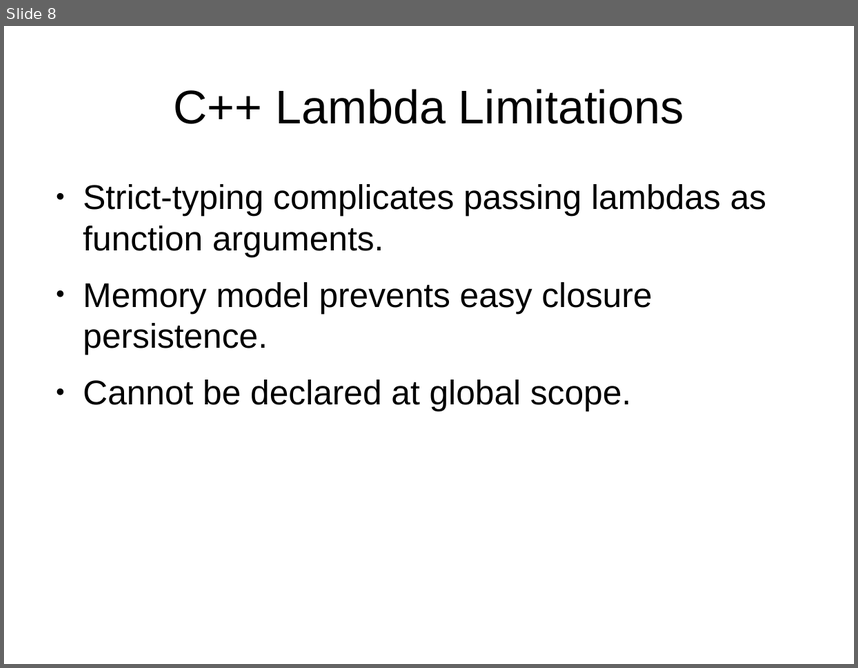
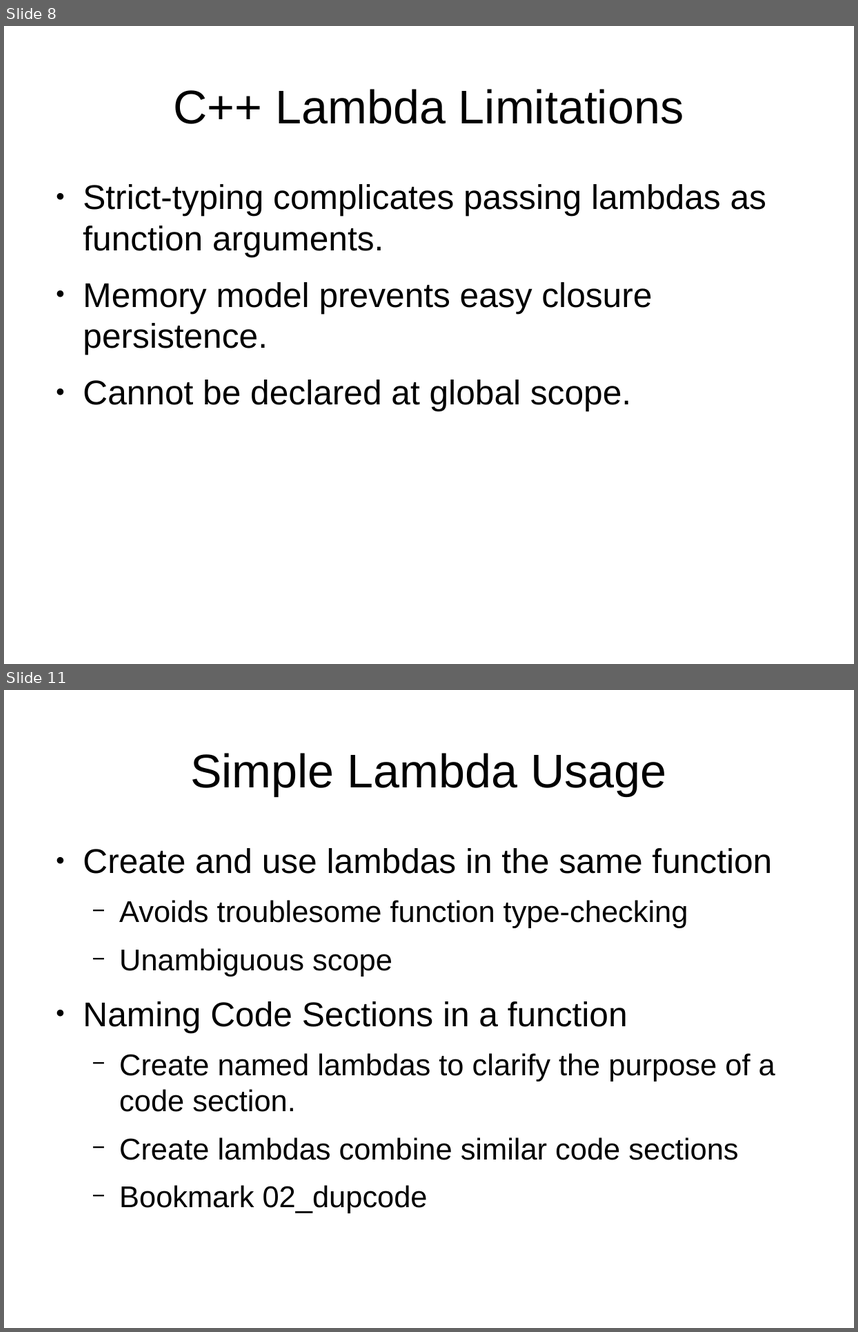
Before and after one commit to cjungmann/lambda_talk, a slide deck: lambda.odp. Shown one above the other, each under a label of ours: slide 8 before the commit, slides 8 and 11 after it; the slides between them are not shown. The pictures are 858x668 and 858x1332 pixels, drawn with LibreOffice and Linux fonts; fonts in the diff are those of the drawing. Boxes give left, top, right and bottom in pixels: in the first picture for what was removed or moved away, otherwise in the second. Text is boxed around its words. In the diff, an @@ line names an element or a change of style, - is before the commit and + after.

```diff
--- a/lambda.odp
+++ b/lambda.odp
@@ slide 11 added at (4, 690, 854, 1328), background #FFFFFF @@
@@ title added at (190, 753, 666, 796), 44 pt, text #000000 @@
+Simple Lambda Usage
@@ text added at (83, 848, 775, 1213), 28 pt, text #000000 @@
+● Create and use lambdas in the same function
+  − Avoids troublesome function type-checking
+  − Unambiguous scope
+● Naming Code Sections in a function
+  − Create named lambdas to clarify the purpose of a code section.
+  − Create lambdas combine similar code sections
+  − Bookmark 02_dupcode
```
Also in this commit, not shown: 6 slides changed, 3 other slides added, 1 slide removed.
